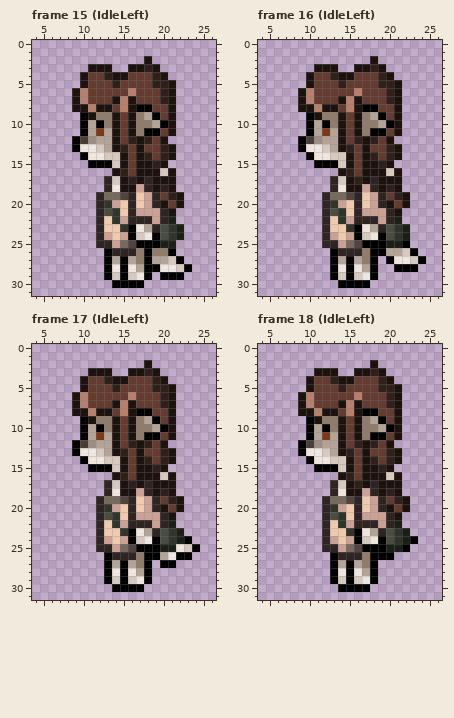
Two states of a pixel-art file, art/OV/Mira/Miraov.aseprite. That is the earlier state.
32x32 pixels, 79 frames. Colours within 5 levels of each other are drawn and written as one. Shown: frame 15 (IdleLeft): x 4..26, y 0..31; frame 16 (IdleLeft): x 4..26, y 0..31; frame 17 (IdleLeft): x 4..26, y 0..31; frame 18 (IdleLeft): x 4..26, y 0..31. The commit also changed other frames, which this record leaves out.
After the commit:
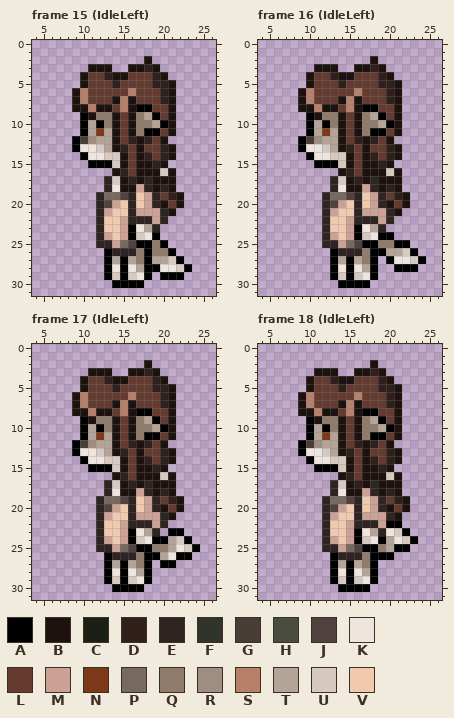
Palette (. is transparent): A #000000  B #1d120e  C #1c1f16  D #301f1a  E #2f2422  F #30342a  G #483e37  H #484d40  J #51413f  K #eee5de  L #653b30  M #cca093  N #7d3818  P #76695e  Q #917b6a  R #a08d81  S #b87f6b  T #b4a498  U #d8c9bf  V #f1c9ad
Change:
layer "Bag" now hidden
Frame 15 (IdleLeft):
Colour C becomes colour A in row 25 at x 20.
Colour F becomes colour J in row 20 at x 13.
Colour F becomes colour M in row 23 at x 15.
Colour H becomes colour M in row 21 at x 13.
Colour A becomes colour Q in row 25 at x 19.
Colour F becomes colour V in rows 21 to 22 at x 14.
The author cleared colour C in row 22 at x 21; in rows 23 to 24 at x 22; in row 25 at x 21.
The author cleared colour F in rows 23 to 24 at x 21.
The author cleared colour H in rows 23 to 24 at x 20.
Frame 16 (IdleLeft):
Colour C becomes colour A in row 25 at x 21.
Colour H becomes colour A in row 24 at x 20.
Colour F becomes colour J in row 20 at x 13.
Colour F becomes colour M in row 23 at x 15.
Colour H becomes colour M in row 21 at x 13.
Colour A becomes colour Q in row 25 at x 19.
Colour C becomes colour Q in row 25 at x 20.
Colour F becomes colour V in rows 21 to 22 at x 14.
The author cleared colour C in row 22 at x 21; in rows 23 to 24 at x 22.
The author cleared colour F in rows 23 to 24 at x 21.
The author cleared colour H in row 23 at x 20.
Frame 17 (IdleLeft):
Colour C becomes colour A in row 23 at x 22.
Colour F becomes colour A in row 23 at x 21.
Colour H becomes colour A in row 24 at x 20.
Colour F becomes colour J in row 20 at x 13.
Colour F becomes colour M in row 23 at x 15.
Colour H becomes colour M in row 21 at x 13.
Colour A becomes colour Q in row 25 at x 19.
Colour C becomes colour Q in row 25 at x 20.
Colour C becomes colour T in row 25 at x 21.
Colour F becomes colour T in row 24 at x 21.
Colour C becomes colour U in row 24 at x 22.
Colour F becomes colour V in rows 21 to 22 at x 14.
The author cleared colour C in row 22 at x 21.
The author cleared colour H in row 23 at x 20.
Frame 18 (IdleLeft):
Colour C becomes colour A in row 22 at x 21; in row 23 at x 22; in row 25 at x 21.
Colour E becomes colour A in row 22 at x 20.
Colour F becomes colour J in row 20 at x 13.
Colour F becomes colour K in row 24 at x 21.
Colour H becomes colour K in row 23 at x 20.
Colour F becomes colour M in row 23 at x 15.
Colour H becomes colour M in row 21 at x 13.
Colour A becomes colour Q in row 25 at x 19.
Colour C becomes colour T in row 25 at x 20.
Colour H becomes colour T in row 24 at x 20.
Colour C becomes colour U in row 24 at x 22.
Colour F becomes colour U in row 23 at x 21.
Colour F becomes colour V in rows 21 to 22 at x 14.
